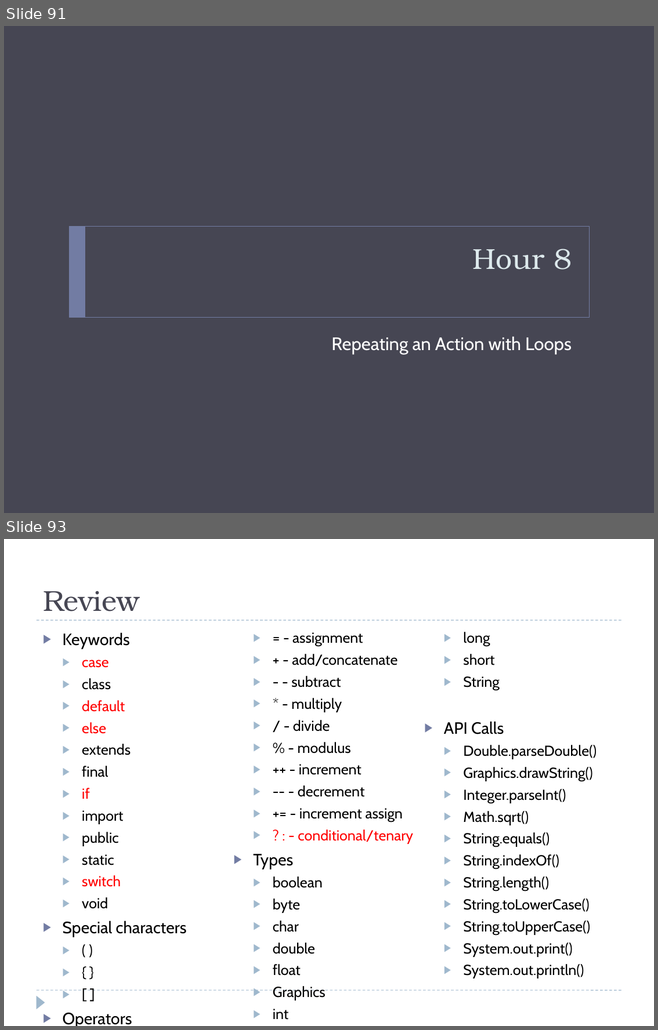
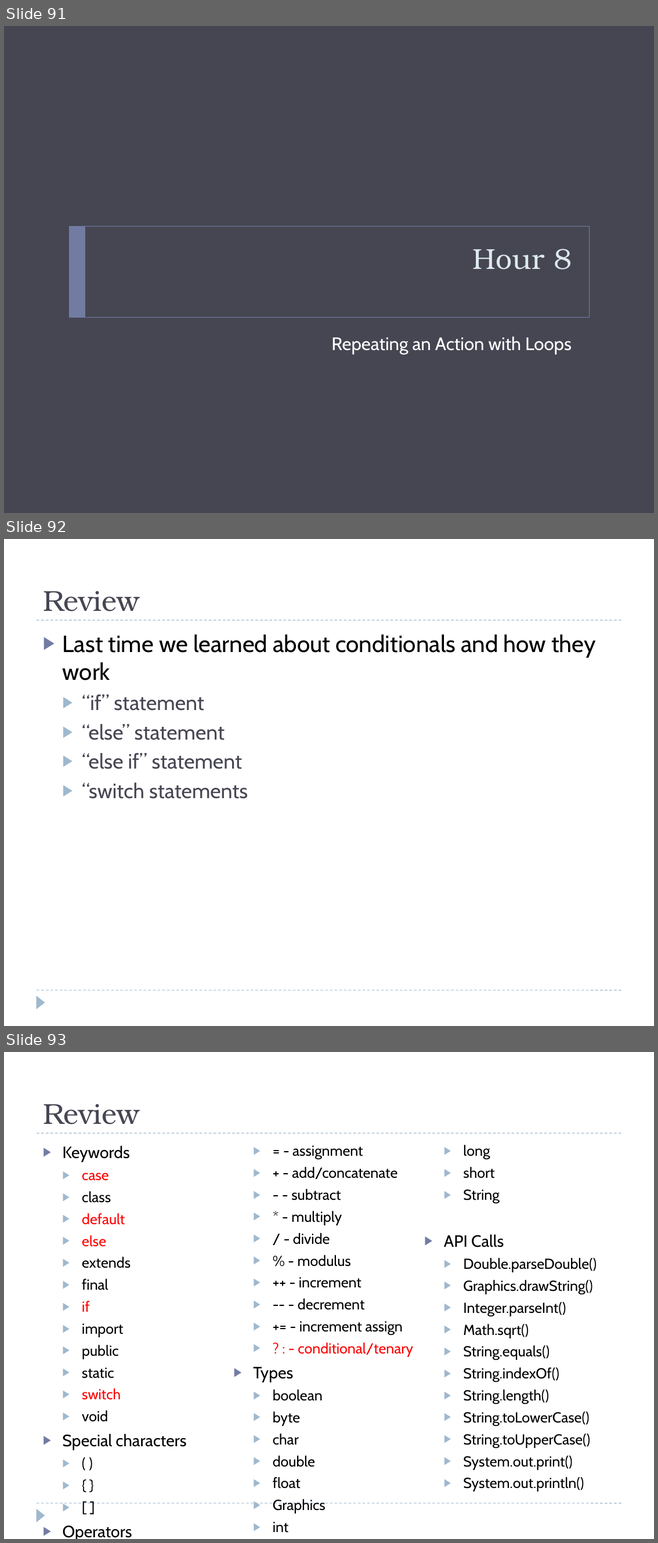
Before and after one commit to bcraig108/JavaClass_2013_Summer, a slide deck: Introduction to Java Programming.pptx. Shown one above the other, each under a label of ours: slides 91 and 93 before the commit, slides 91, 92 and 93 after it; the slides between them are not shown. The pictures are 658x1030 and 658x1543 pixels, drawn with LibreOffice and Linux fonts; fonts in the diff are those of the drawing; background and template pictures are left out. Boxes give left, top, right and bottom in pixels: in the first picture for what was removed or moved away, otherwise in the second. Text is boxed around its words. In the diff, an @@ line names an element or a change of style, - is before the commit and + after.

```diff
--- a/Introduction to Java Programming.pptx
+++ b/Introduction to Java Programming.pptx
@@ slide 92 added at <box>4,539,654,1026</box>, background #FFFFFF; not listed: 3 template elements that a slide beside it also shows @@
@@ title added at <box>43,591,139,611</box>, 32 pt, text #464653 @@
+Review
@@ text added at <box>63,634,595,799</box>, 23 pt, text #464653 @@
+▶ Last time we learned about conditionals and how they work
+  ▶ “if” statement
+  ▶ “else” statement
+  ▶ “else if” statement
+  ▶ “switch statements
```
Also in this commit, not shown: 12 other slides added, 1 slide removed, 1 other file.
